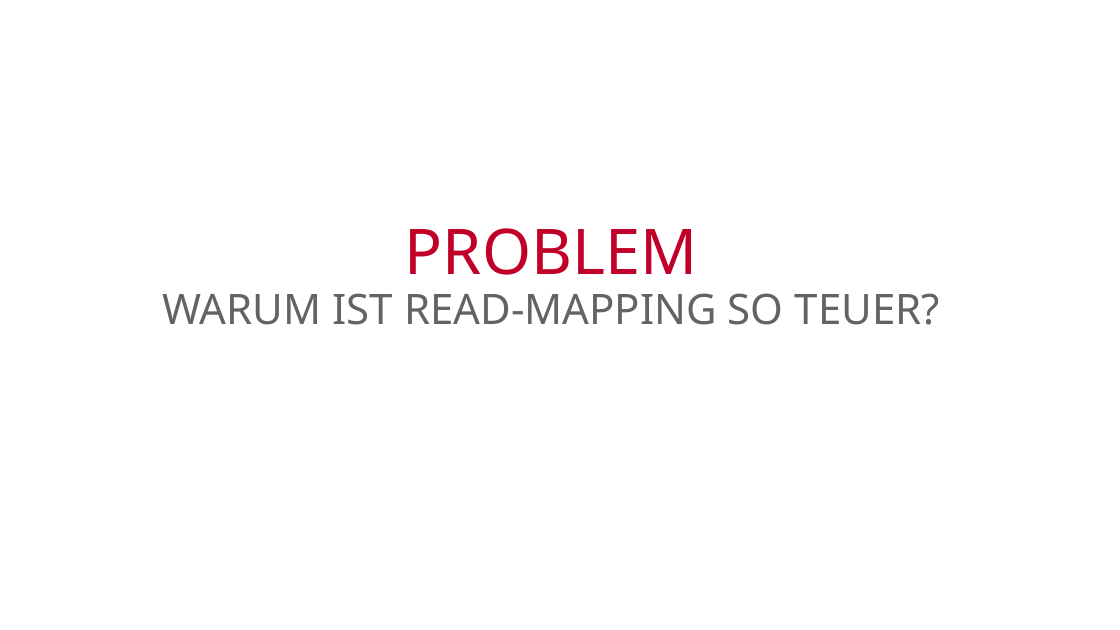
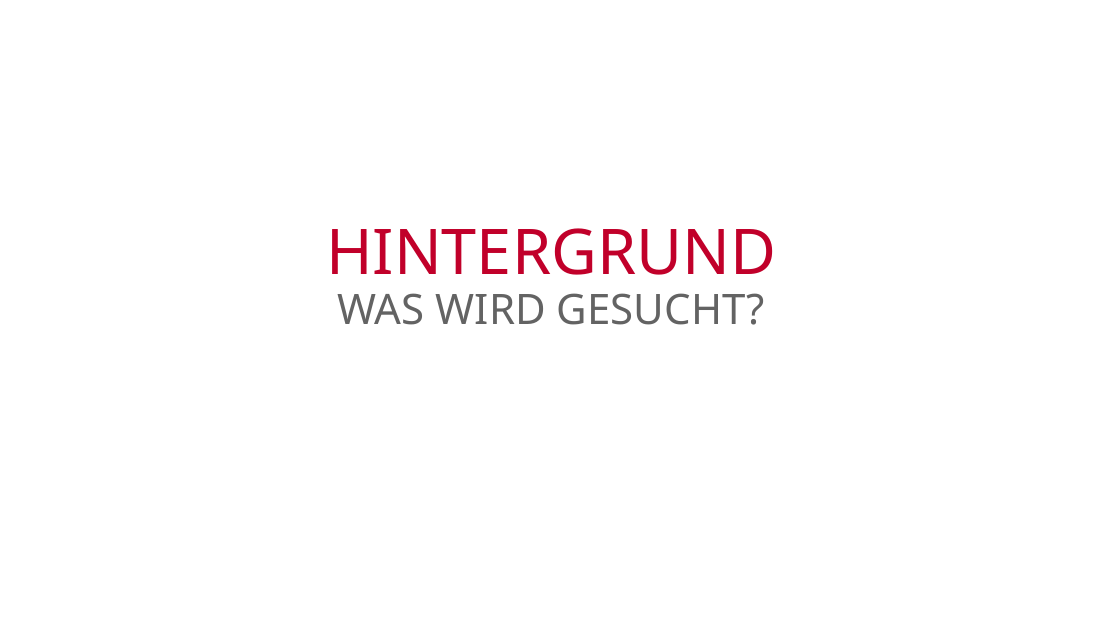
Before and after one commit to mawehl/BigData, a slide deck: slide 4 of CloudBurst_Wehle.pptx. Drawn at 1120x630 pixels with LibreOffice and Linux fonts; fonts in the diff are those of the drawing; background and template pictures are left out. Boxes give left, top, right and bottom in pixels: in the first picture for what was removed or moved away, otherwise in the second. Text is boxed around its words. In the diff, an @@ line names an element or a change of style, - is before the commit and + after.

```diff
--- a/CloudBurst_Wehle.pptx
+++ b/CloudBurst_Wehle.pptx
@@ title at <box>326,228,776,325</box>: text changed @@
-PROBLEM
-WARUM IST READ-MAPPING SO TEUER?
+HINTERGRUND
+WAS WIRD GESUCHT?
```
Also in this commit, not shown: 11 other slides changed, 3 slides added.
